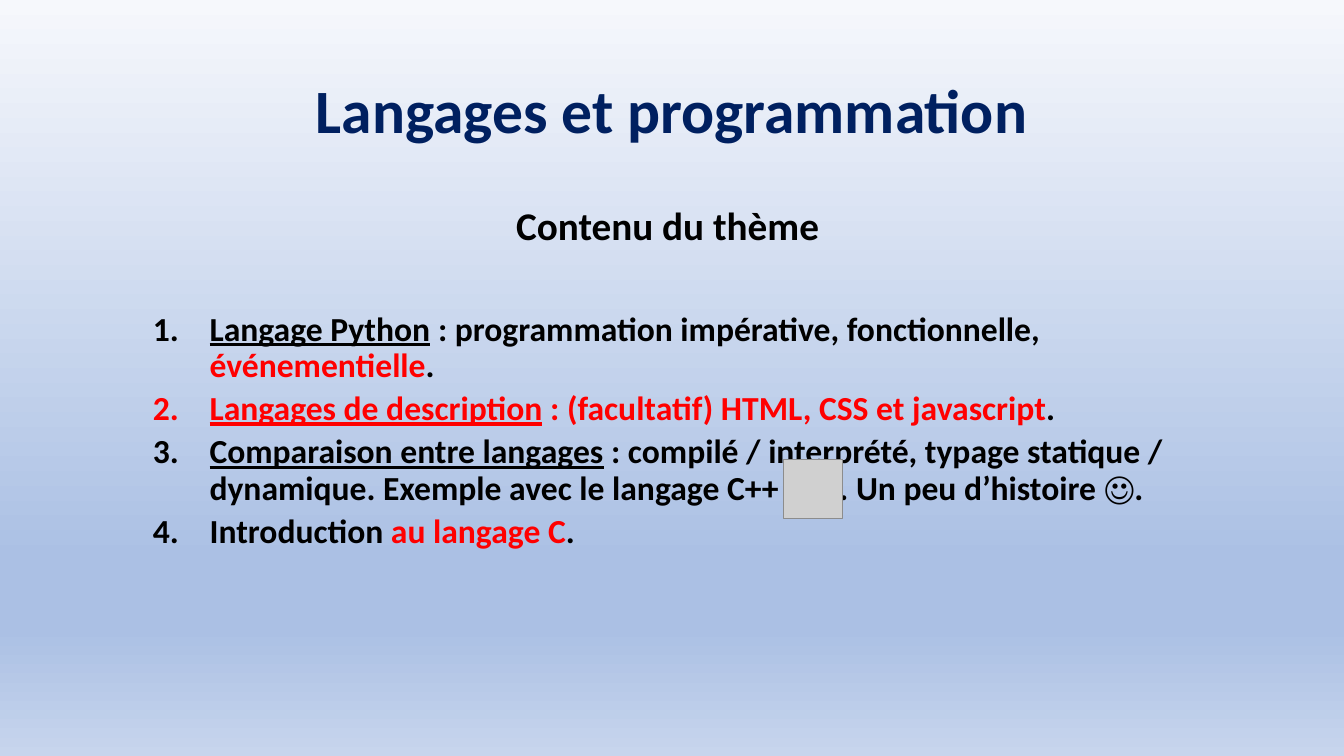
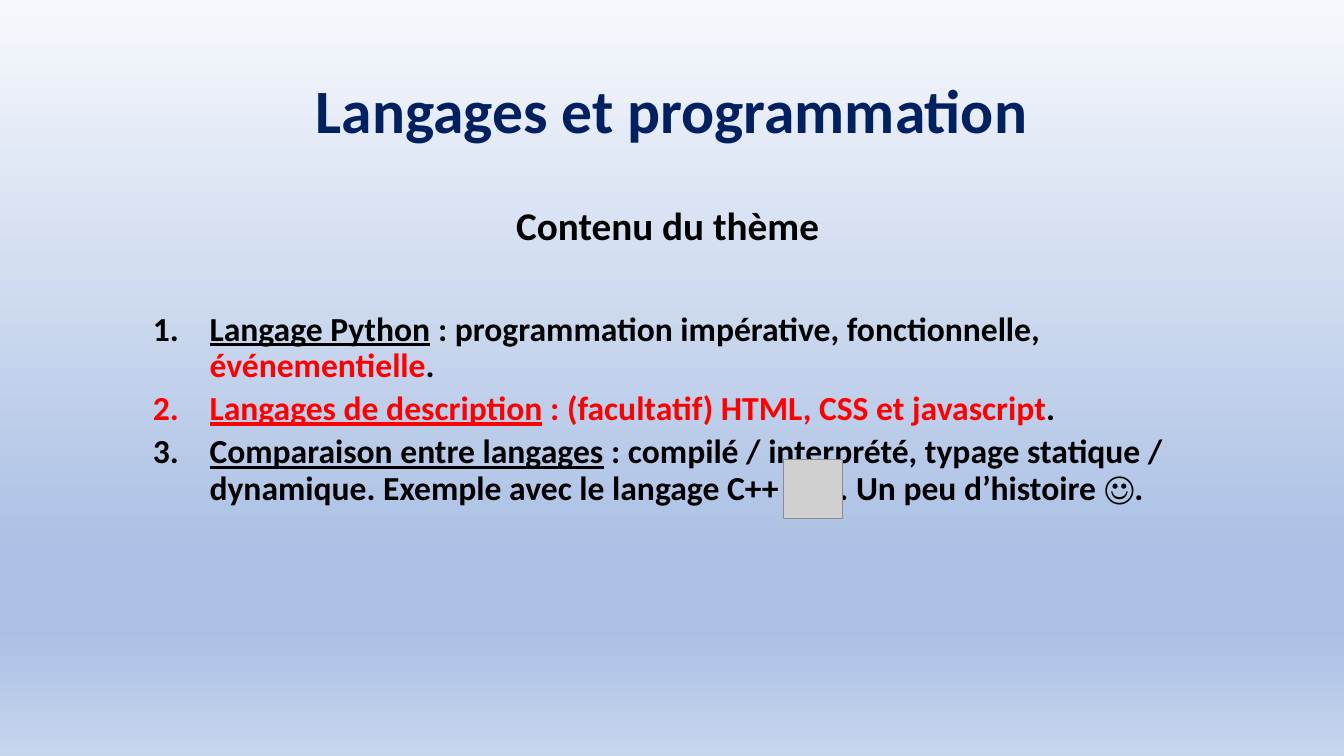
Before and after one commit to lmayer65/NSI_1, a slide deck: slide 5 of Présentation_NSI_Première.pptx. Drawn at 1344x756 pixels with LibreOffice and Linux fonts; fonts in the diff are those of the drawing; grey boxes stand for pictures. Boxes give left, top, right and bottom in pixels: in the first picture for what was removed or moved away, otherwise in the second. Text is boxed around its words. In the diff, an @@ line names an element or a change of style, - is before the commit and + after.

```diff
--- a/Présentation_NSI_Première.pptx
+++ b/Présentation_NSI_Première.pptx
@@ text at box(210, 519, 575, 549): paragraph removed @@
-  4. Introduction au langage C.
```
Also in this commit, not shown: 2 other slides changed, 1 slide removed, 1 other file.
